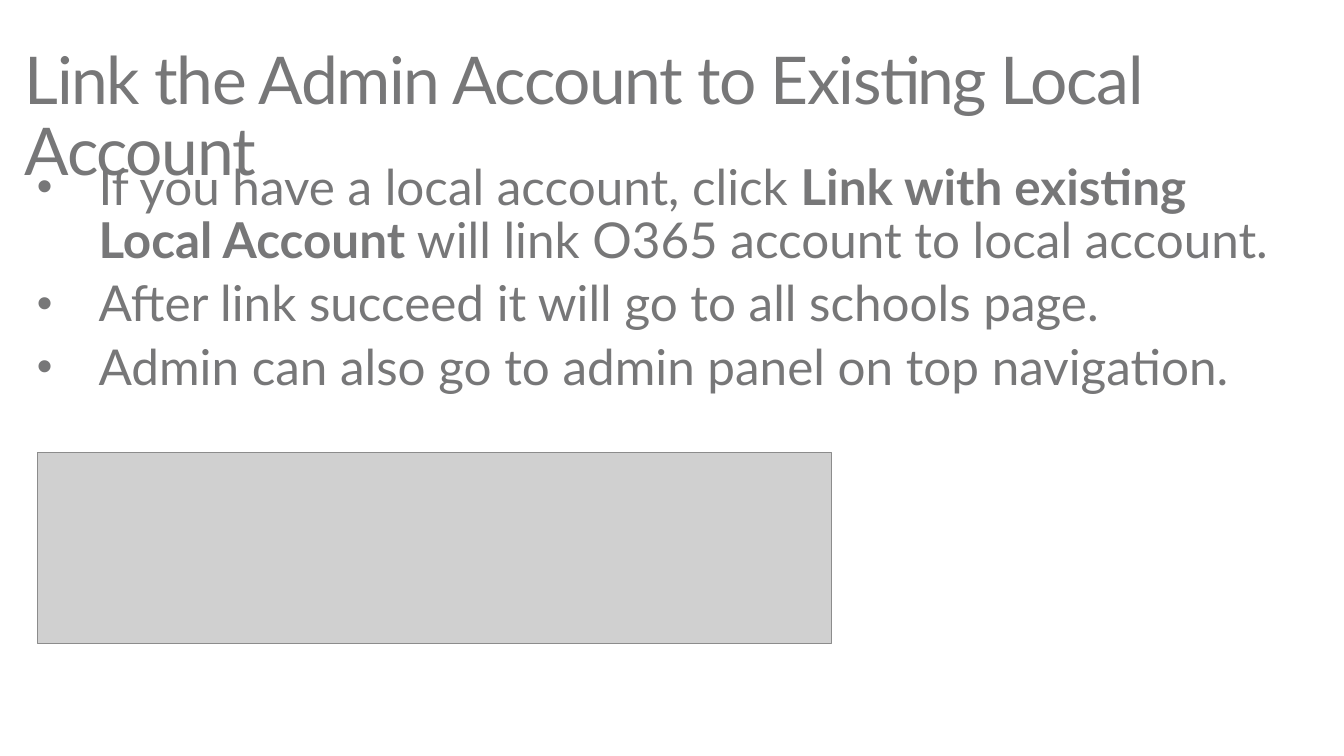
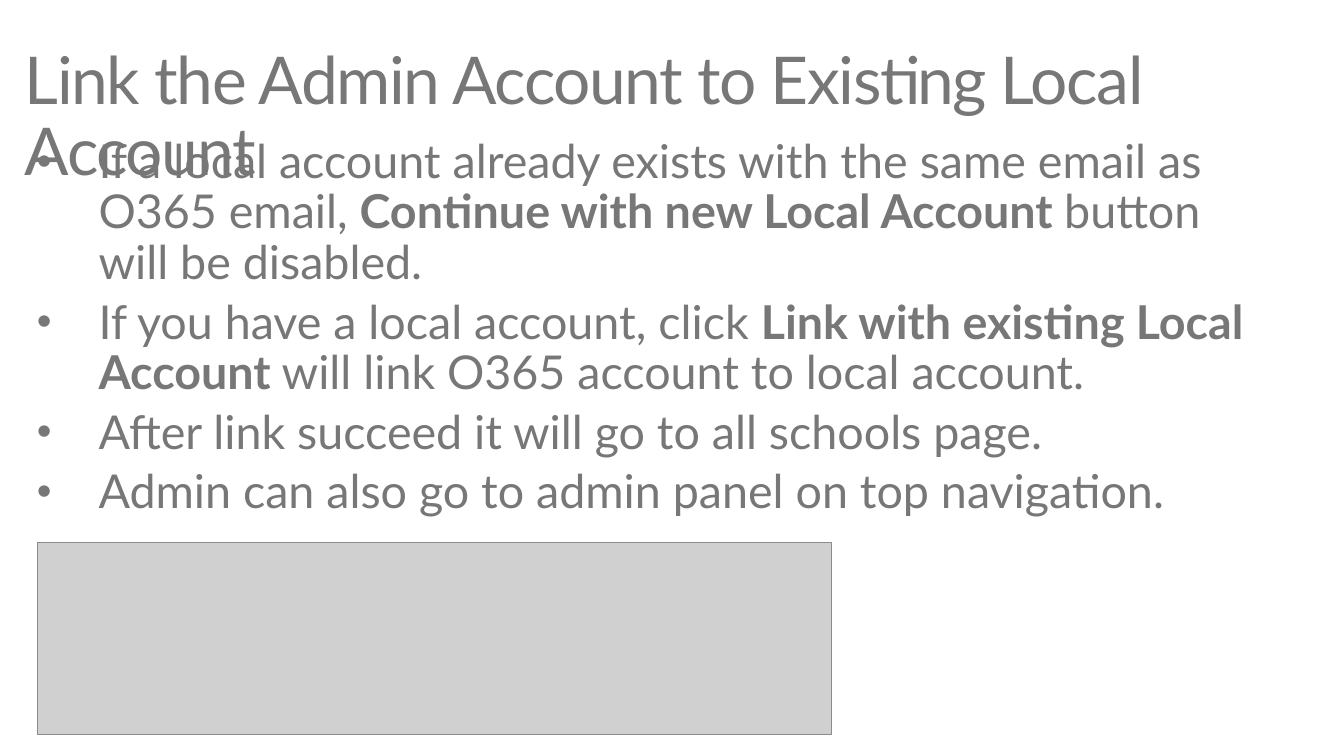
Before and after one commit to pdechaine12/O365-EDU-AspNetMVC-Samples, a slide deck: slide 7 of EDU GRAPH-API Demo Script.pptx (slide 8 before the commit). Drawn at 1344x756 pixels with LibreOffice and Linux fonts; fonts in the diff are those of the drawing; grey boxes stand for pictures. Boxes give left, top, right and bottom in pixels: in the first picture for what was removed or moved away, otherwise in the second. Text is boxed around its words. In the diff, an @@ line names an element or a change of style, - is before the commit and + after.

```diff
--- a/EDU GRAPH-API Demo Script.pptx
+++ b/EDU GRAPH-API Demo Script.pptx
@@ text "If a local account already ...": place and size @@
-text "If a local account already ..." at [99, 161, 1268, 394]
+text "If a local account already ..." at [99, 137, 1243, 517]
@@ text at [99, 137, 1201, 280]: paragraph added @@
+• If a local account already exists with the same email as O365 email, Continue with new Local Account button will be disabled.
@@ text at [99, 304, 1243, 517]: size 36 to 34 pt in "If you have a local account, click ...", "After link succeed it will go to ...", "Admin can also go to admin panel ..." @@
@@ picture: place and size @@
-picture at [38, 452, 831, 643]
+picture at [38, 543, 831, 734]
```
Also in this commit, not shown: 5 other slides changed, 1 slide removed, 48 other files.
